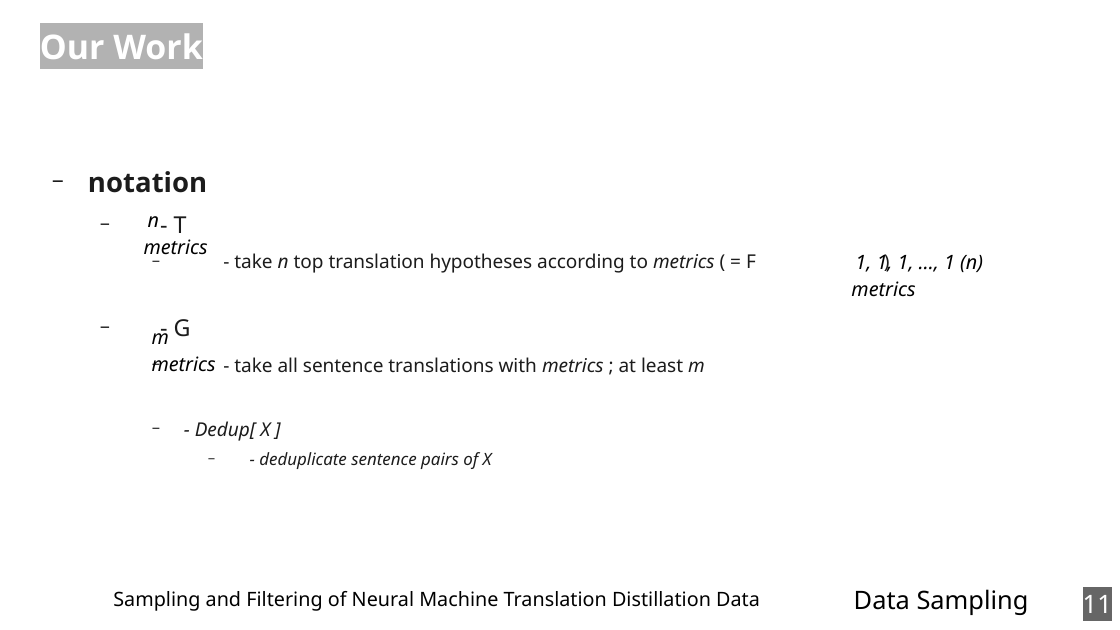
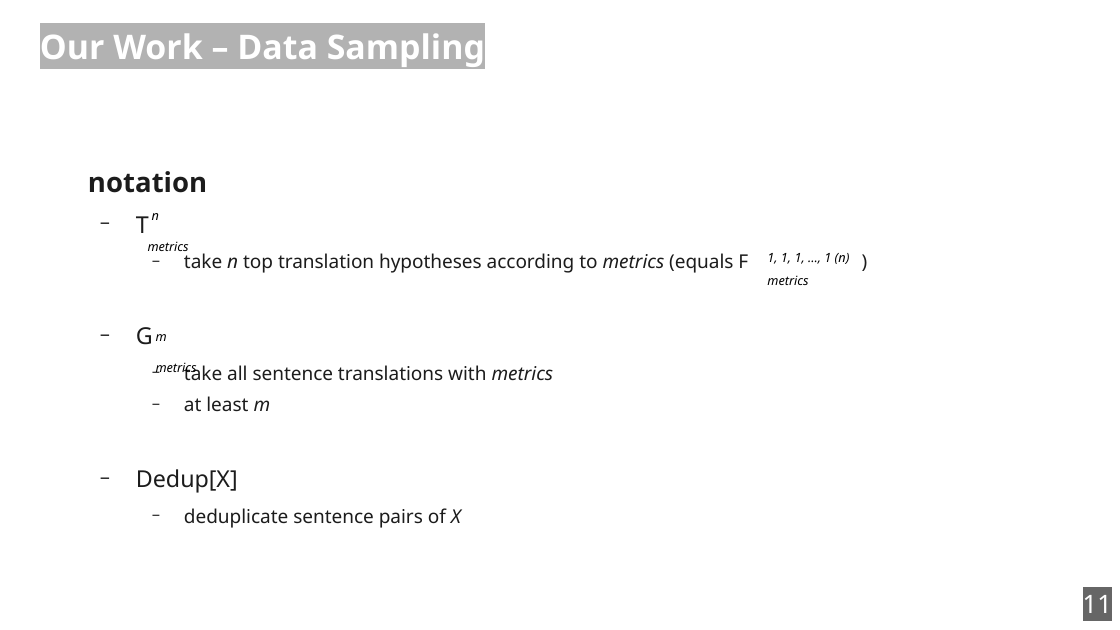
Before and after one commit to zouharvi/reference-mt-distill, a slide deck: slide 11 of meta/final_presentation.odp. Drawn at 1120x630 pixels with LibreOffice and Linux fonts; fonts in the diff are those of the drawing. Boxes give left, top, right and bottom in pixels: in the first picture for what was removed or moved away, otherwise in the second. Text is boxed around its words. In the diff, an @@ line names an element or a change of style, - is before the commit and + after.

```diff
--- a/meta/final_presentation.odp
+++ b/meta/final_presentation.odp
@@ title at (x1=40, y1=33, x2=485, y2=67): text changed @@
-Our Work
+Our Work – Data Sampling
@@ text at (x1=136, y1=216, x2=748, y2=528): text changed @@
-  − - T
-    − - take n top translation hypotheses according to metrics ( = F )
-  − - G
-    − - take all sentence translations with metrics ; at least m
-    − - Dedup[ X ]
-      − - deduplicate sentence pairs of X
+  − T
+    − take n top translation hypotheses according to metrics (equals F )
+  − G
+    − take all sentence translations with metrics
+    − at least m
+  − Dedup[X]
+    − deduplicate sentence pairs of X
@@ size 14 to 9 pt in 6 elements at (x1=148, y1=241, x2=189, y2=251), (x1=156, y1=334, x2=167, y2=341), (x1=152, y1=213, x2=159, y2=220), (x1=156, y1=362, x2=197, y2=376), (x1=767, y1=253, x2=850, y2=264), (x1=767, y1=275, x2=808, y2=285) @@
@@ text "1, 1, 1, …, 1 ..." moved from (x1=855, y1=254, x2=983, y2=272) to (x1=767, y1=253, x2=850, y2=264) @@
@@ text "metrics" moved from (x1=851, y1=281, x2=915, y2=297) to (x1=767, y1=275, x2=808, y2=285) @@
@@ text removed at (x1=113, y1=591, x2=760, y2=611) @@
-Sampling and Filtering of Neural Machine Translation Distillation Data
@@ text removed at (x1=854, y1=589, x2=1029, y2=615) @@
-Data Sampling
```
Also in this commit, not shown: 18 other slides changed.
